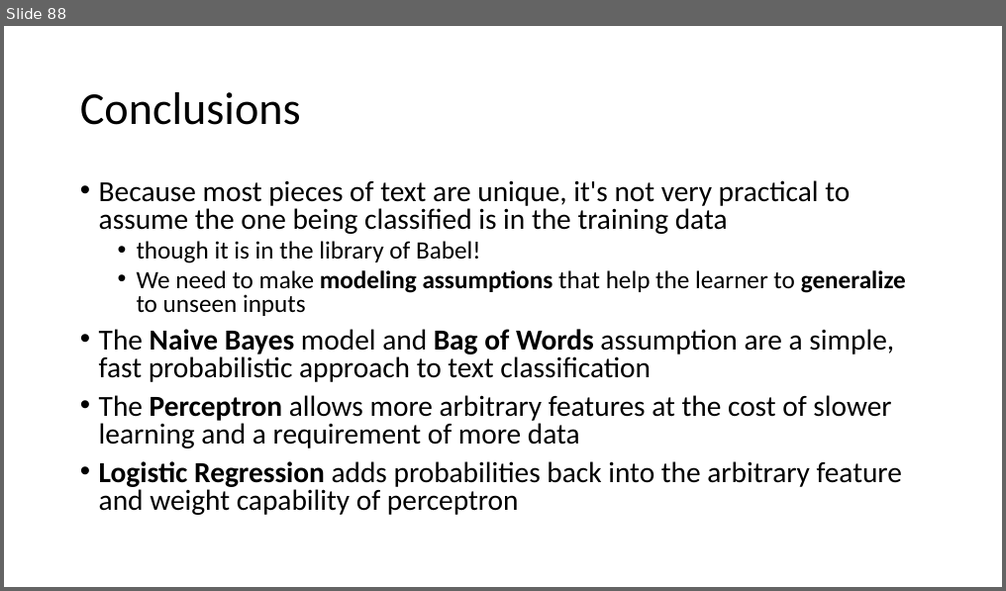
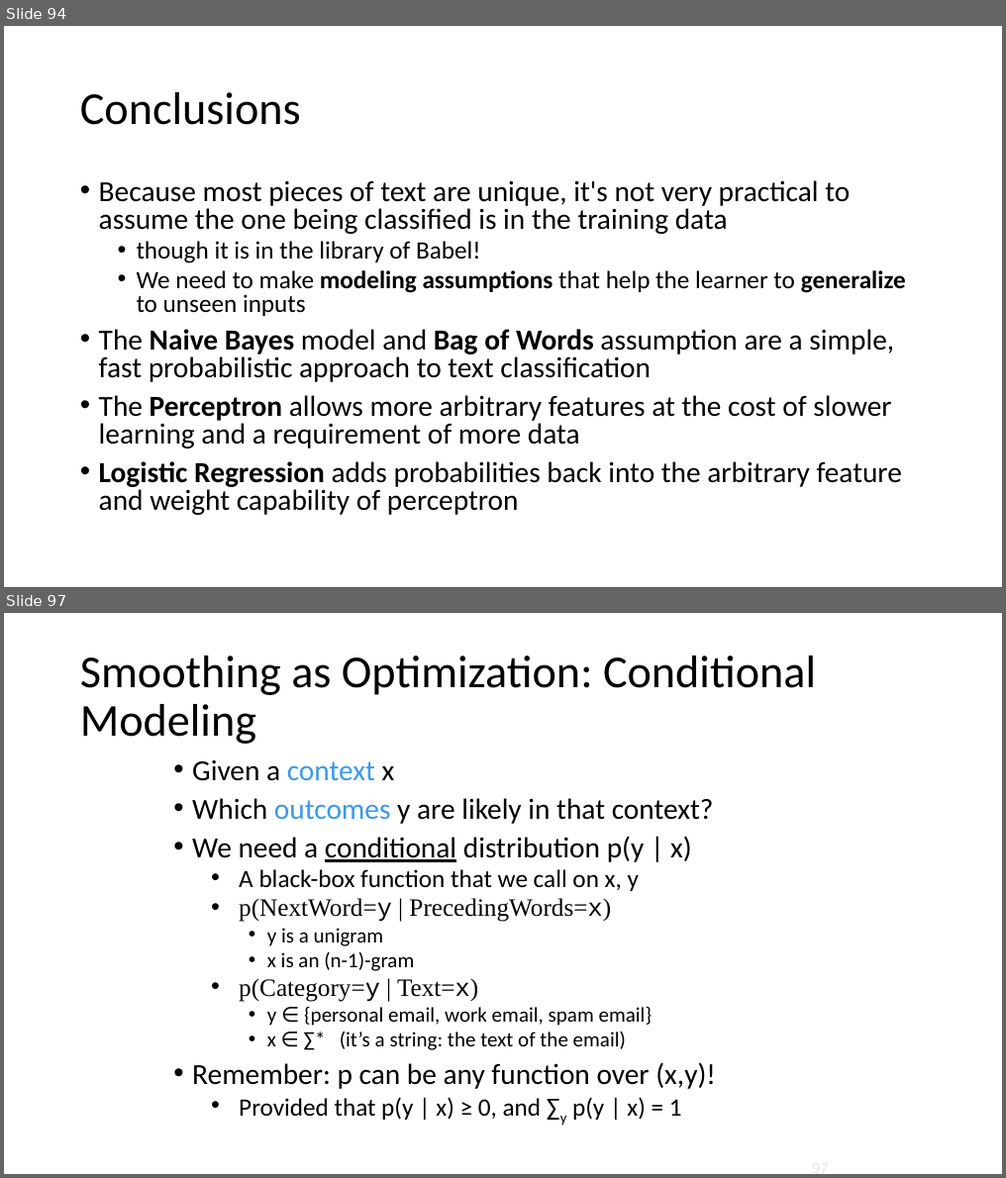
Before and after one commit to isi-nlp/csci_544_fa_18_slides, a slide deck: review_1003.pptx. Shown one above the other, each under a label of ours: slide 88 before the commit, slides 94 and 97 after it; the slides between them are not shown. The pictures are 1006x591 and 1006x1178 pixels, drawn with LibreOffice and Linux fonts; fonts in the diff are those of the drawing. Boxes give left, top, right and bottom in pixels: in the first picture for what was removed or moved away, otherwise in the second. Text is boxed around its words. In the diff, an @@ line names an element or a change of style, - is before the commit and + after.

```diff
--- a/review_1003.pptx
+++ b/review_1003.pptx
@@ slide 97 added at [4, 613, 1002, 1174], background #FFFFFF @@
@@ title added at [80, 656, 816, 744], 44 pt, text #000000 @@
+Smoothing as Optimization: Conditional Modeling
@@ text added at [192, 761, 716, 1126], 28 pt, text #000000 @@
+• Given a context x
+• Which outcomes y are likely in that context?
+• We need a conditional distribution p(y | x)
+  • A black-box function that we call on x, y
+  • p(NextWord=y | PrecedingWords=x)
+    • y is a unigram
+    • x is an (n-1)-gram
+  • p(Category=y | Text=x)
+    • y ∈ {personal email, work email, spam email}
+    • x ∈ ∑* (it’s a string: the text of the email)
+• Remember: p can be any function over (x,y)!
+  • Provided that p(y | x) ≥ 0, and ∑y p(y | x) = 1
@@ what was slide 88 is now slide 94 @@
```
Also in this commit, not shown: 1 slide changed, 48 other slides added.
